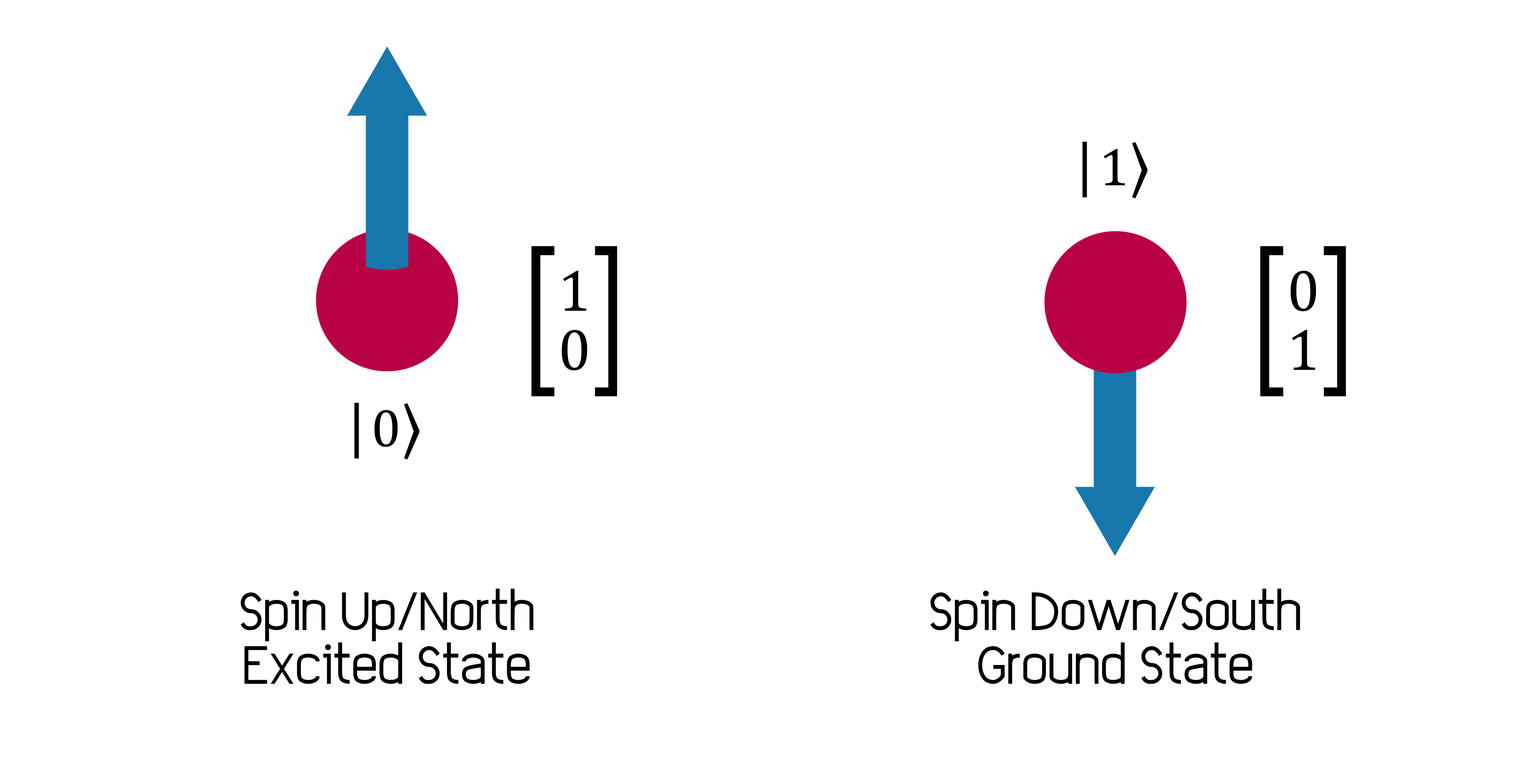
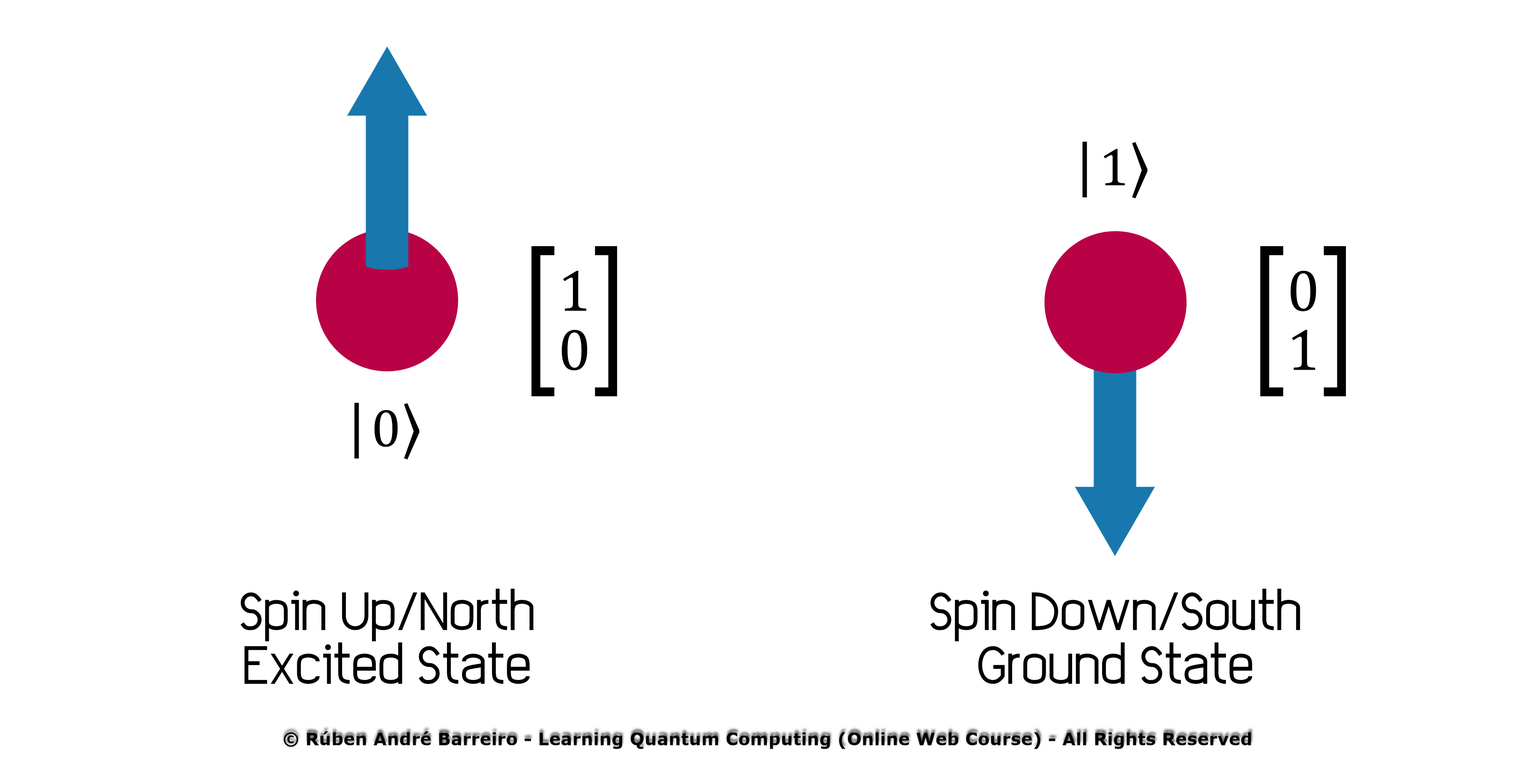
Revision of a layered (1536, 768) image; what changed, layer by layer:
added layer "Layer 1" above "Rectangle 1 copy" over box(281, 726, 1255, 750)
